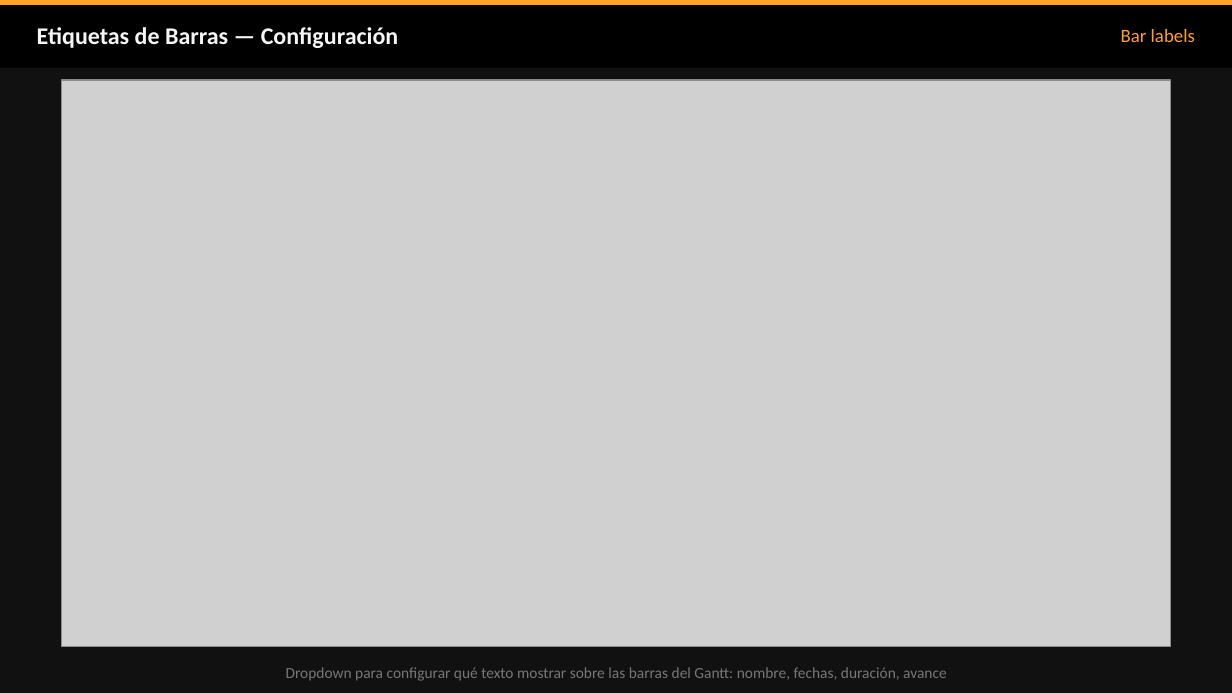
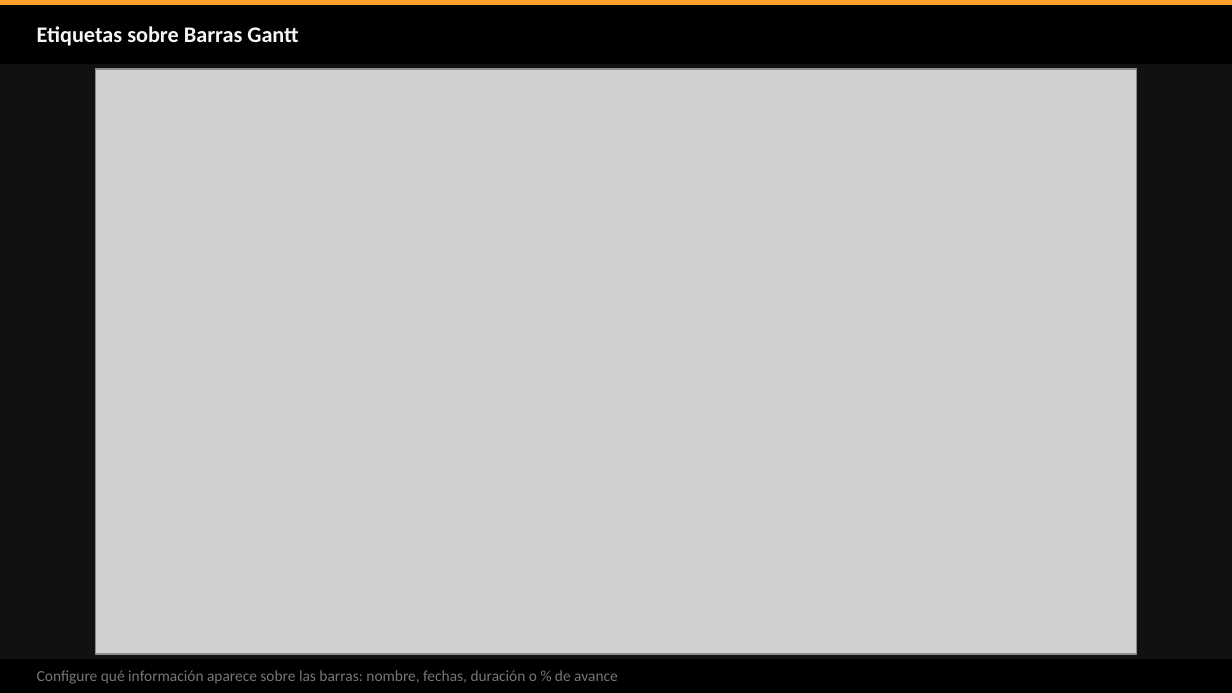
Before and after one commit to ehchavezm-hub/10-cronograma, a slide deck: slide 76 of docs/ECM_Project_Guia_de_Uso.pptx (slide 68 before the commit). Drawn at 1232x693 pixels with LibreOffice and Linux fonts; fonts in the diff are those of the drawing; grey boxes stand for pictures. Boxes give left, top, right and bottom in pixels: in the first picture for what was removed or moved away, otherwise in the second. Text is boxed around its words. In the diff, an @@ line names an element or a change of style, - is before the commit and + after.

```diff
--- a/docs/ECM_Project_Guia_de_Uso.pptx
+++ b/docs/ECM_Project_Guia_de_Uso.pptx
@@ rectangle: place and size @@
-rectangle at bbox=[0, 0, 1232, 68]
+rectangle at bbox=[0, 0, 1232, 64]
@@ text at bbox=[37, 26, 298, 46]: text changed; size 14 to 13 pt @@
-Etiquetas de Barras — Configuración
+Etiquetas sobre Barras Gantt
@@ text removed at bbox=[1121, 29, 1195, 42] @@
-Bar labels
@@ picture: place and size @@
-picture at bbox=[62, 80, 1170, 647]
+picture at bbox=[96, 69, 1136, 654]
@@ rectangle added at bbox=[0, 659, 1232, 693], fill #000000 @@
@@ text at bbox=[37, 670, 618, 684]: text changed @@
-Dropdown para configurar qué texto mostrar sobre las barras del Gantt: nombre, fechas, duración, avance
+Configure qué información aparece sobre las barras: nombre, fechas, duración o % de avance
```
Also in this commit, not shown: 44 other slides changed, 58 slides added, 64 slides removed.
